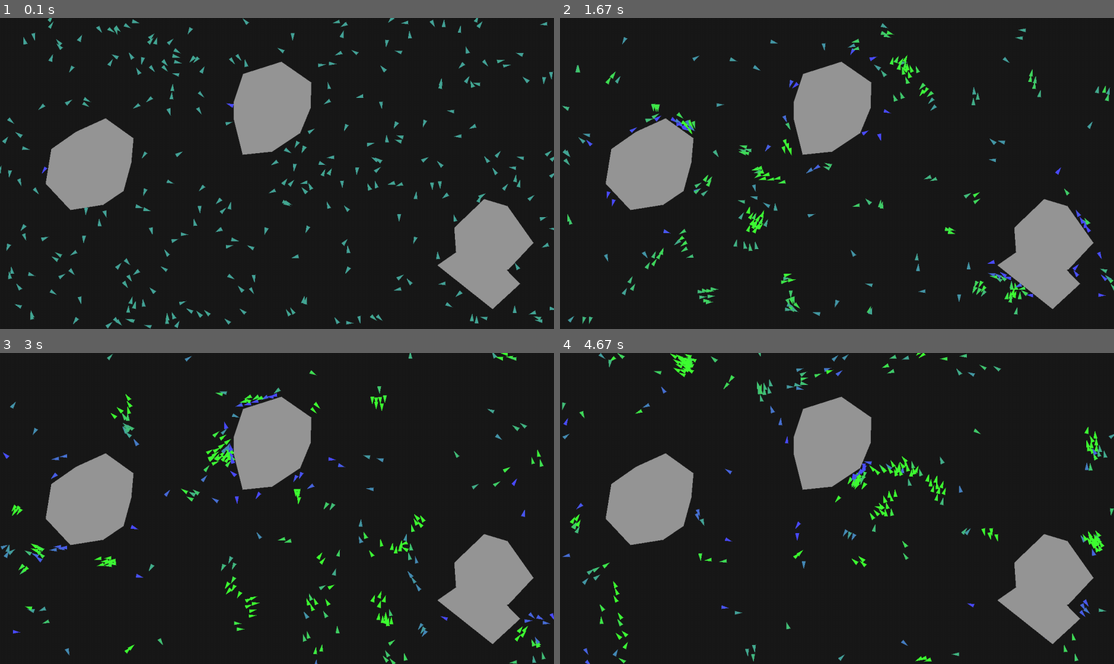
Above: before the commit, frames 1-4 (two rows, left to right).
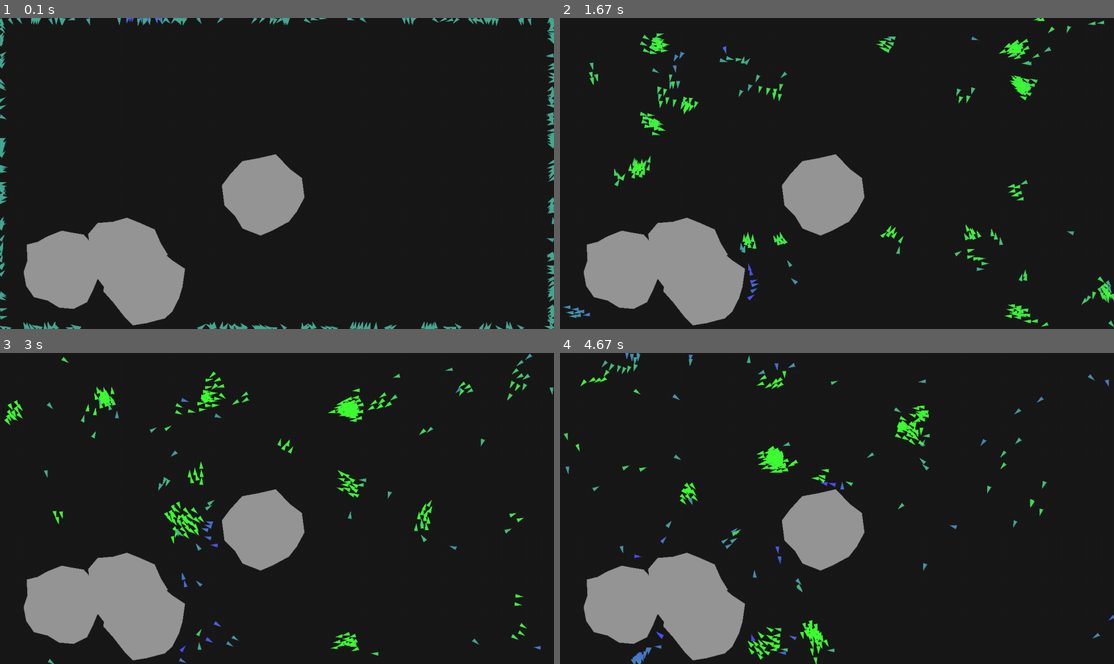
Above: after the commit, the same moments.

Repository: Thunder1967/NSYSU_AI_midterm_boids
Game: pygame game, started from boids.py
The game is run twice, just before and just after one commit, with the same random seed, the same clock (stepped at 60 frames per second) and the same inputs.
Inputs:
- Up to frame 1 (0.1 s): no input
- Up to frame 2 (1.67 s): no input
- Up to frame 3 (3 s): no input
- Up to frame 4 (4.67 s): tap Enter every 0.33 s from 3.33 to 4.33 s

The runs differ from the first frame. In frame 1, 24% of the frame differs, in the area x 0-100%, y 0-100%; in frame 2, 24%; in frame 3, 24%; in frame 4, 24%.

Commit message:
優化碰撞，鳥群生成

Diff:
--- a/test.py
+++ b/boids.py
@@ -16,7 +16,7 @@
 #初始化
 pygame.init()
 Screen = pygame.display.set_mode((SCREEN_WIDTH,SCREEN_HEIGHT))
-pygame.display.set_caption('boids V0.1.0')
+pygame.display.set_caption('boids V0.2.0')
 Timer = pygame.time.Clock()
 
 #載入圖片、字體
@@ -28,7 +28,7 @@
 Bird_Number = 300 #bird 數量
 Bird_Size = 8 #bird 大小
 Bird_MAX_Speed = 200 #bird 最大速度
-Bird_MIN_Speed = 50 #bird 最小速度
+Bird_MIN_Speed = 20 #bird 最小速度
 Bird_Color_Slow = pygame.math.Vector3(75,76,255) #bird 最慢速顏色
 Bird_Color_Fast = pygame.math.Vector3(63,255,50) #bird 最快速顏色
 Bird_Color_ChangeRate = Bird_Color_Fast-Bird_Color_Slow
@@ -36,9 +36,10 @@
 Bird_Separation_Weight = 1 #bird 分離力最大值
 Bird_Alignment_Weight = 1 #bird 對齊力最大值
 Bird_Cohesion_Weight = 1 #bird 聚集力最大值
-Damping = 1e-3 #阻力
+Damping = 2e-3 #阻力
 
 Obstacle_Number = 4 # Obstacle 數量
+BOUNCE_DAMPING = 0.5 # Obstacle 碰撞時能量遞減
 
 # 計算精度，若有 n 隻 bird ，則每隻 bird 需要與 n-1 隻 bird 互動，
 # 為提升效能我這裡只讓 bird 與隨機 (n-1)*Movement_Accuracy 隻 bird 互動
@@ -49,8 +50,8 @@
 
 #物件定義
 class Bird:
-    def __init__(self,x,y):
-        self.position = pygame.math.Vector2(x,y) #初始位置
+    def __init__(self,pos):
+        self.position = pygame.math.Vector2(pos['x'],pos['y']) #初始位置
         rad=random.uniform(0, 2*np.pi)
         self.direction = pygame.math.Vector2(np.cos(rad),np.sin(rad)) #初始方向
         self.speed = (Bird_MIN_Speed+Bird_MAX_Speed)/2 #初始速率
@@ -166,11 +167,15 @@
         self.vertices = [pygame.math.Vector2(v) for v in vertices]
         self.color = color
 
-        # 為了避障邏輯方便，計算出多邊形的中心點
+        # 計算出多邊形的中心點
         if self.vertices:
             self.center = sum(self.vertices, pygame.math.Vector2(0, 0)) / len(self.vertices)
         else:
             self.center = pygame.math.Vector2(0, 0)
+
+        self.radius = 0
+        for vertix in self.vertices:
+            self.radius = max(self.radius,(vertix-self.center).length())
 
     def draw(self, screen):
         # 繪製實心多邊形
@@ -178,10 +183,49 @@
         if len(int_vertices) >= 3:
             pygame.draw.polygon(screen, self.color, int_vertices)
 
+    def check_collision(self, boid) -> bool:
+        """
+        圓形碰撞
+        極度簡化的碰撞邏輯，效能極高
+        """
+        # Boid 的碰撞半徑，bird 看到障礙且距離夠近時閃開
+        COLLISION_RADIUS = Bird_Perception_Radius/2
+
+        # 1. 計算 Boid 到圓心的向量和距離
+        center_to_boid = boid.position - self.center
+        distance_sq = center_to_boid.length_squared()
+
+        # 總碰撞半徑 (兩者半徑之和) 的平方
+        total_radius = self.radius + COLLISION_RADIUS
+        total_radius_sq = total_radius ** 2
+
+        # 2. 檢查是否發生碰撞 (使用平方比較，避免 math.sqrt)
+        if distance_sq < total_radius_sq:
+            # 距離
+            distance = np.sqrt(distance_sq)
+
+            # 法線 (從圓心指向 Boid 的向量)
+            normal = center_to_boid
+
+            if distance > 0: # 避免 Boid 剛好在圓心
+                # 推回位置：解決穿透
+                penetration_depth = total_radius - distance
+                normal_norm = normal / distance # 這裡的 normal / distance 就是正規化
+
+                # 將 Boid 沿著法線方向推開
+                boid.position += normal_norm * penetration_depth
+
+                # 使用法線進行反射
+                boid.direction = boid.direction.reflect(normal_norm)
+                boid.speed *= BOUNCE_DAMPING
+
+                return True
+
+        return False
+
     # 輔助函數：計算點到線段的最短距離 (私有方法，只供內部使用)
     def _closest_point_on_segment(self, p: pygame.math.Vector2, a: pygame.math.Vector2, b: pygame.math.Vector2) -> tuple[pygame.math.Vector2, float]:
         """
-        相信 gemini
         計算點 p 到線段 ab 的最短距離和最近點。優化：使用長度的平方 (length_squared)
         """
         ab = b - a
@@ -208,9 +252,10 @@
 
         return closest, distance_sq
 
-    def check_collision(self, boid) -> bool:
-        """
-        相信 gemini
+    #真實多邊形碰撞邏輯，效能極差，已棄用
+    def polygon_collision(self, boid) -> bool:
+        """
+        從 gemini 抄來的，我也不懂
         檢查 Boid 是否與此障礙物發生碰撞，並解決碰撞。
         優化：嘗試使用 Bounding Box 快速剔除（這裡暫略），並優化迴圈內的計算。
         """
@@ -303,11 +348,17 @@
 
 #main
 #load
-birds = [Bird(random.uniform(0,SCREEN_WIDTH),random.uniform(0,SCREEN_HEIGHT)) for _ in range(Bird_Number)]
+birds = [Bird(random.choice([
+    {'x':0,'y':random.randint(0,SCREEN_HEIGHT)},
+    {'x':SCREEN_WIDTH,'y':random.randint(0,SCREEN_HEIGHT)},
+    {'x':random.randint(0,SCREEN_WIDTH),'y':0},
+    {'x':random.randint(0,SCREEN_WIDTH),'y':SCREEN_HEIGHT}
+    ])) for _ in range(Bird_Number)] #在邊緣生成 bird
+
 obstacles = [Obstacle(Obstacle.generate_random_polygon(
-    random.uniform(100,SCREEN_WIDTH-100),
-    random.uniform(100,SCREEN_HEIGHT-100),
-    80,120,random.randint(4,10))) for _ in range(Obstacle_Number)]
+    random.randint(100,SCREEN_WIDTH-100),
+    random.randint(100,SCREEN_HEIGHT-100),
+    80,100,random.randint(4,20))) for _ in range(Obstacle_Number)]
 #tick
 while Running:
     #取得動作
Not shown, changed: .gitignore
